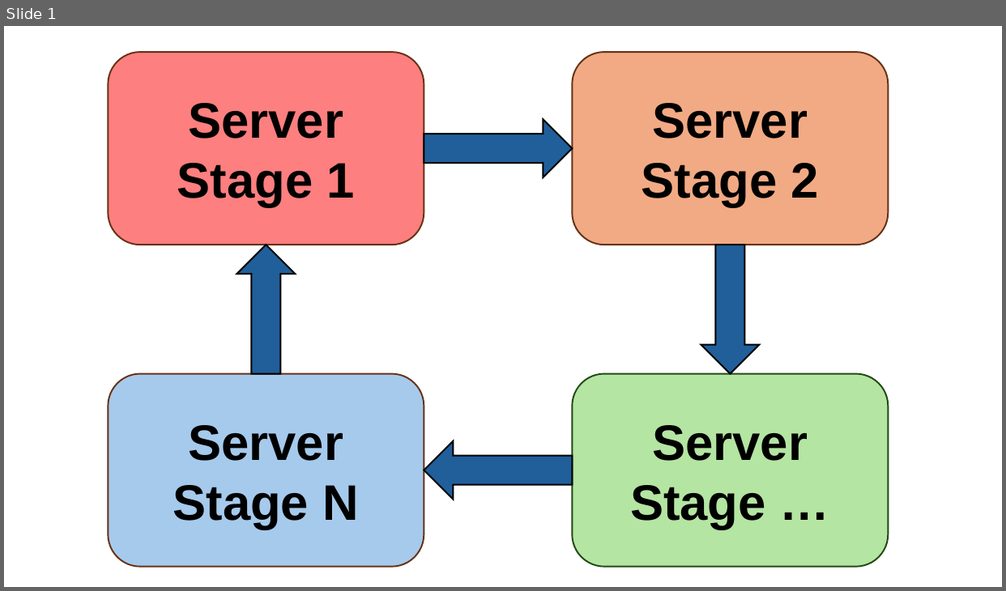
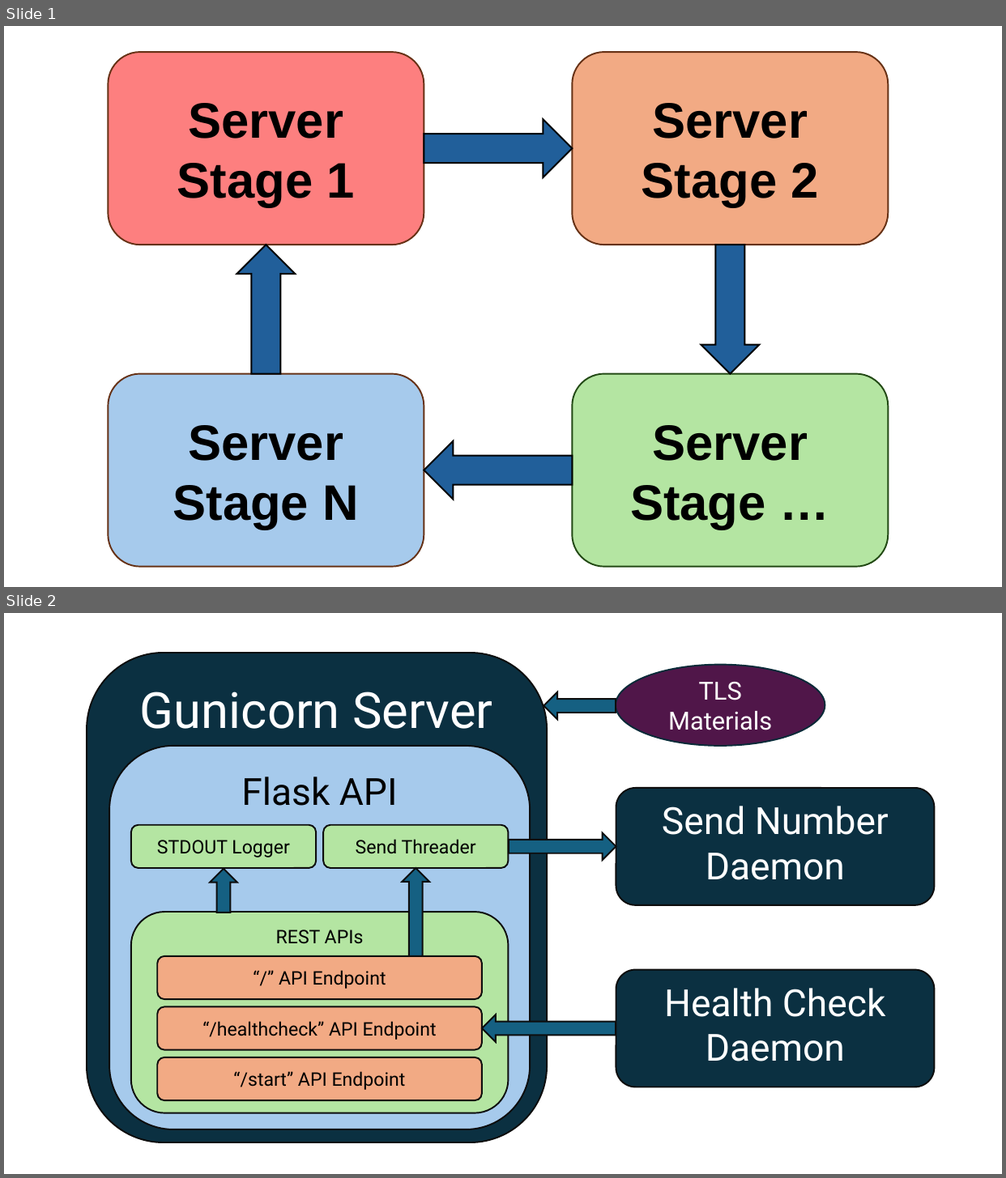
Before and after one commit to laoluadewoye/Run-Fibonacci, a slide deck: extra_materials/Run Fibonacci Graphs.pptx. Shown one above the other, each under a label of ours: slide 1 before the commit, slides 1 and 2 after it. The pictures are 1006x591 and 1006x1178 pixels, drawn with LibreOffice and Linux fonts; fonts in the diff are those of the drawing. Boxes give left, top, right and bottom in pixels: in the first picture for what was removed or moved away, otherwise in the second. Text is boxed around its words. In the diff, an @@ line names an element or a change of style, - is before the commit and + after.

```diff
--- a/extra_materials/Run Fibonacci Graphs.pptx
+++ b/extra_materials/Run Fibonacci Graphs.pptx
@@ slide 2 added at (4,613,1002,1174), background #FFFFFF @@
@@ rounded rectangle added at (87,653,547,1143), fill #0B3041, outline #0D0D0D 1.5 pt, 48 pt, text #FFFFFF @@
+Gunicorn Server
@@ ellipse added at (616,665,825,746), fill #501649, outline #092A39 1.5 pt, 24 pt, text #FFFFFF @@
+TLS Materials
@@ down arrow added at (543,692,616,719), fill #156082, outline #0D0D0D 1.5 pt @@
@@ rounded rectangle added at (109,746,530,1130), fill #A6CAEC, outline #0D0D0D 1.5 pt, 36 pt, text #000000 @@
+Flask API
@@ rounded rectangle added at (616,788,935,905), fill #0B3041, outline #0D0D0D 1.5 pt, 36 pt, text #FFFFFF @@
+Send Number Daemon
@@ down arrow added at (509,833,616,860), fill #156082, outline #0D0D0D 1.5 pt @@
@@ group added at (131,825,509,1113): 6 rounded rectangles, 2 down arrows @@
+REST APIs
+“/” API Endpoint
+“/healthcheck” API Endpoint
+“/start” API Endpoint
+STDOUT Logger
+Send Threader
@@ rounded rectangle added at (616,970,935,1088), fill #0B3041, outline #0D0D0D 1.5 pt, 36 pt, text #FFFFFF @@
+Health Check Daemon
@@ down arrow added at (482,1016,616,1042), fill #156082, outline #0D0D0D 1.5 pt @@
```
Also in this commit, not shown: 3 other files.
